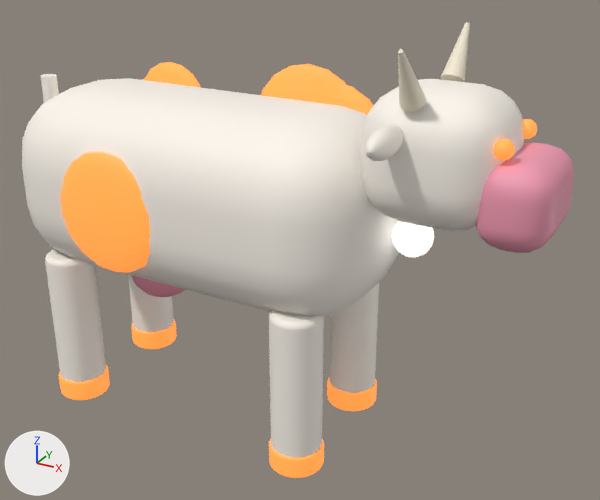
Two versions of the glTF model public/models/cow.glb, one commit apart.
Camera for both pictures: a 50 mm camera at (2.2, -3.09, 2.48) aimed at (0.48, 0.05, 0.92). Arrows for +X, +Y and +Z are at lower left; the lights stay in place. The older version comes first. Where no turn or scale is listed for an object, it has been applied to the vertices. Vertices at exactly the same position are counted once.

The scene before the commit, as lines of its bpy script (objects in view):
```python
me_cow_002 = bpy.data.meshes.new('cow.002')
me_cow_002.from_pydata(...)  # 3672 vertices, 7240 faces; spans x -1.32..1.32, y -0.49..0.49, z -0.98..0.98
me_cow_002.materials.append(mat_toy)
ob_cow = bpy.data.objects.new('cow', me_cow_002)
ob_cow.location = (0.33, 0.001, 0.981)
```
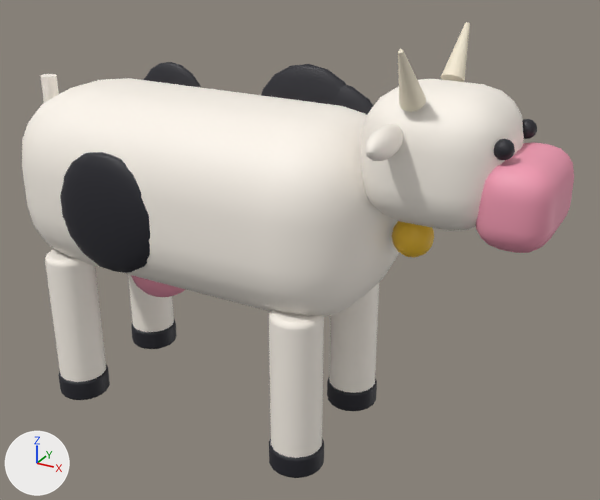
Boxes [x1, y1, x2, y2] around the edits, measured in the pictures (600 x 500 px):
part 1 of me_cow_002, surface changed: [57, 62, 546, 478] in both

The edits, one by one:
me_cow_002 has 3672 vertices, 7240 faces and spans x -1.32..1.32, y -0.49..0.49, z -0.98..0.98.
me_cow_002 is used by ob_cow; location (0.33, 0.001, 0.981).
me_cow_002 part 1: 7186 kept faces spanning x -1.32..1.32, y -0.49..0.49, z -0.98..0.98 get new texture (UV) coordinates.
